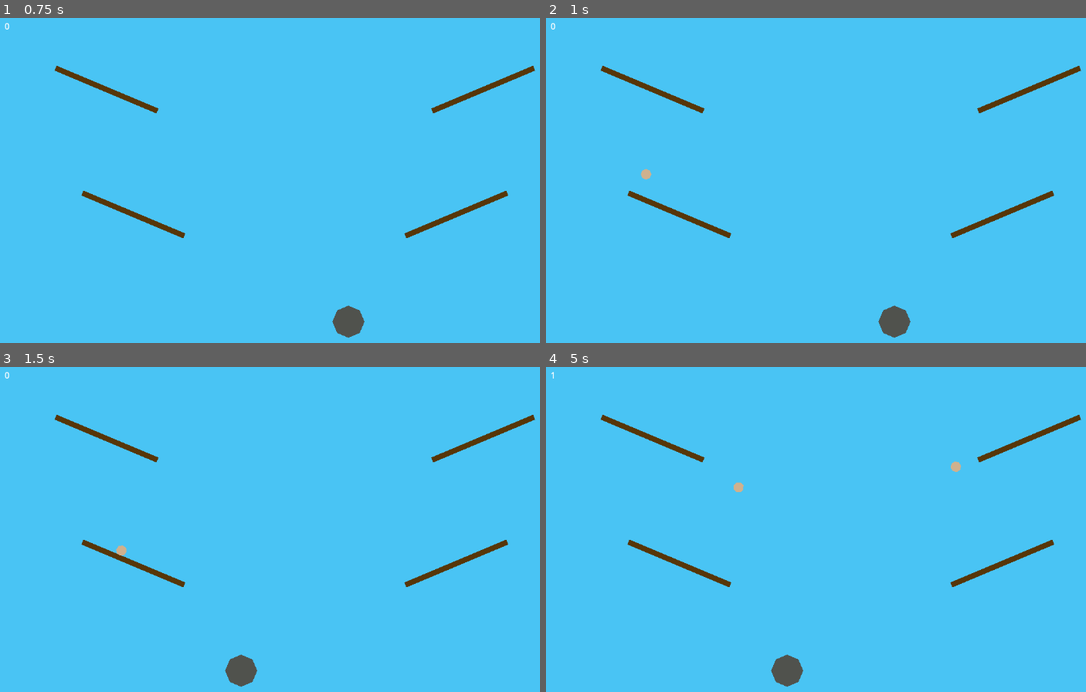
Above: before the commit, frames 1-4 (two rows, left to right).
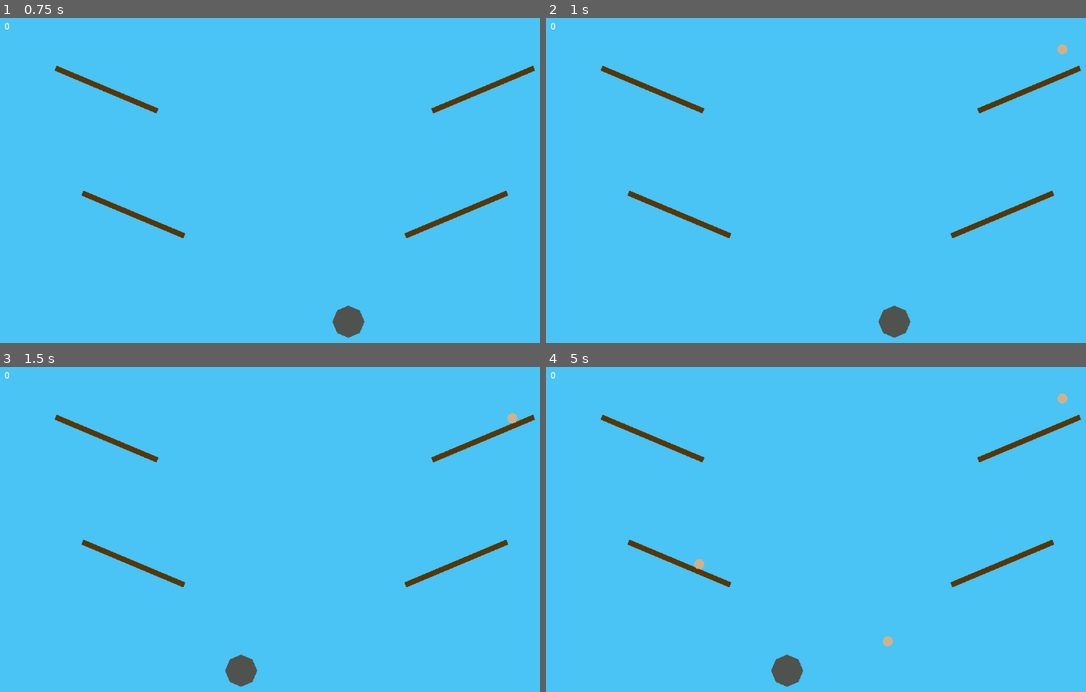
Above: after the commit, the same moments.

Repository: MichaelBelousov/egg-game
Game: Godot game, scene res://main.tscn
Two runs of this game, one before a commit and one after it. Both use one fixed random seed, a clock stepped at 60 frames per second and the inputs below.
Inputs:
- Up to frame 1 (0.75 s): tap Enter at 0.5 s; hold D (go_right) from 0.53 s (still down)
- Up to frame 2 (1 s): keep holding D (go_right)
- Up to frame 3 (1.5 s): release D (go_right) at 1.28 s; hold Left (go_left) from 1.28 s (still down)
- Up to frame 4 (5 s): release Left (go_left) at 2.03 s; hold D (go_right) 2.03-3.53 s; hold Left (go_left) from 3.53 s (still down)

Frame 1 is identical in both runs. In frame 2, 0.1% of the frame differs, in the area x 17-97%, y 7-50%; in frame 3, 0.1%; in frame 4, 0.3%, in the area x 0-97%, y 1-86%.
Error before the commit: Assertion failed: delay must be positive (nor zero) (res://main.gd:49)

Commit message:
simple difficulty based impl

Diff:
--- a/egg.gd
+++ b/egg.gd
@@ -6,7 +6,7 @@
 # egg_data should be { branch: "${'B'|'T'}${'L'|'R'}" }
 func init(egg_data):
 	self.branch = egg_data.branch
-	self.connect("tree_exiting", func(): print('egg died in %ss from %s' % [self.lifetime, self.branch]))
+	# self.connect("tree_exiting", func(): print('egg died in %ss from %s' % [self.lifetime, self.branch]))
 	self.gravity_scale = egg_data.speed
 
 func _process(delta):
--- a/main.gd
+++ b/main.gd
@@ -1,7 +1,6 @@
 extends Node2D
 
 
-var difficulty: float = 1.0
 @onready var top_branches = [$BranchTL, $BranchTR]
 @onready var bottom_branches = [$BranchBL, $BranchBR]
 @onready var branch_groups = [top_branches, bottom_branches]
@@ -28,8 +27,9 @@
 const interval_variance_factor = 1.5
 const speed_variance_factor = 0.5
 
+var difficulty: float = 0.8
 ## amount by which difficulty increases with every egg
-const difficulty_scale = 0.1
+const difficulty_scale = 0.05
 
 func calc_next_queue_stats(next_branch: String):
 	var last_x = egg_queue[0].branch[1]
@@ -80,25 +80,14 @@
 		)
 	}
 
-func enqueue_egg(ignore_difficulty = false) -> void:
+func enqueue_egg() -> void:
 	const max_speed = 2.0
 	const min_speed = 0.25
 	const mean_speed = min_speed + (max_speed - min_speed) / 2
 	# recall that ~60% of the curve falls within 1 standard deviation
 	const speed_variance = (max_speed - min_speed) / 4
 	var speed = clamp(rng.randfn(mean_speed, speed_variance), min_speed, max_speed)
-
 	var branch = ['TR', 'BR', 'TL', 'BL'].pick_random()
-
-	if ignore_difficulty:
-		egg_queue.push_back({
-			'delay' = 0.6 + rng.randf() * 0.6,
-			## this is really the gravity factor so technically its acceleration
-			'speed' = speed,
-			'branch' = branch,
-		})
-		return
-
 	var next_queue_stats = calc_next_queue_stats(branch)
 
 	# NOTE: the fact that we're summing and not multiplying intervals for variance may lead to
@@ -127,11 +116,42 @@
 		'branch' = branch,
 	})
 
+func simple_enqueue_egg() -> void:
+	var branch = ['TR', 'BR', 'TL', 'BL'].pick_random()
+
+	const min_speed = 0.3
+	var max_speed = min_speed + self.difficulty * 0.5
+	var mean_speed = min_speed + (max_speed - min_speed) / 2
+	var speed_variance = ((max_speed - min_speed) * clamp(self.difficulty, 0, 4)) / 8
+
+	const abs_max_delay = 3.2
+	const abs_min_delay = 0.01
+	var abs_mean_delay = abs_min_delay + (abs_max_delay - abs_min_delay) / 2
+	var min_delay = abs_mean_delay - self.difficulty * 0.5
+	var max_delay = abs_max_delay / (2 ** self.difficulty) # exponential decay
+	var delay_variance = ((max_delay - min_delay) * clamp(self.difficulty, 0, 4)) / 8
+	var mean_delay = min_delay + (max_delay - min_delay) / 2
+
+	var speed = clamp(rng.randfn(mean_speed, speed_variance), min_speed, max_speed)
+	var delay = clamp(rng.randfn(mean_delay, delay_variance), min_delay, max_delay)
+
+	var new_egg = {
+		## this is really the gravity factor so technically its acceleration
+		'speed' = speed,
+		'delay' = delay,
+		'branch' = branch,
+	}
+
+
+	egg_queue.push_back(new_egg)
+
+	print("queueing egg with speed={speed}, delay={delay}, branch={branch} at difficulty %s".format(new_egg) % self.difficulty)
+
 func _ready() -> void:
 	self.score = 0
 
 	for i in range(egg_queue_size):
-		enqueue_egg(true)
+		simple_enqueue_egg()
 
 	wolf_pos = WolfPos.Left
 	$NextEggTimer.connect(
@@ -141,7 +161,7 @@
 			var branch = get_node("Branch%s" % next_egg.branch)
 			$NextEggTimer.wait_time = next_egg.delay
 			branch.spawn_egg(next_egg)
-			enqueue_egg()
+			simple_enqueue_egg()
 			difficulty += difficulty_scale
 	)
 
